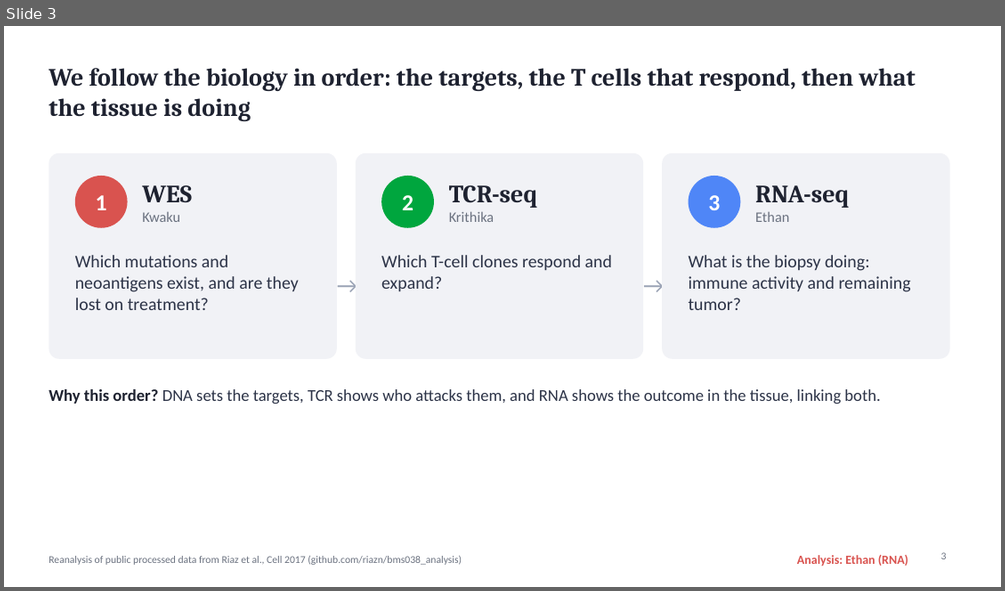
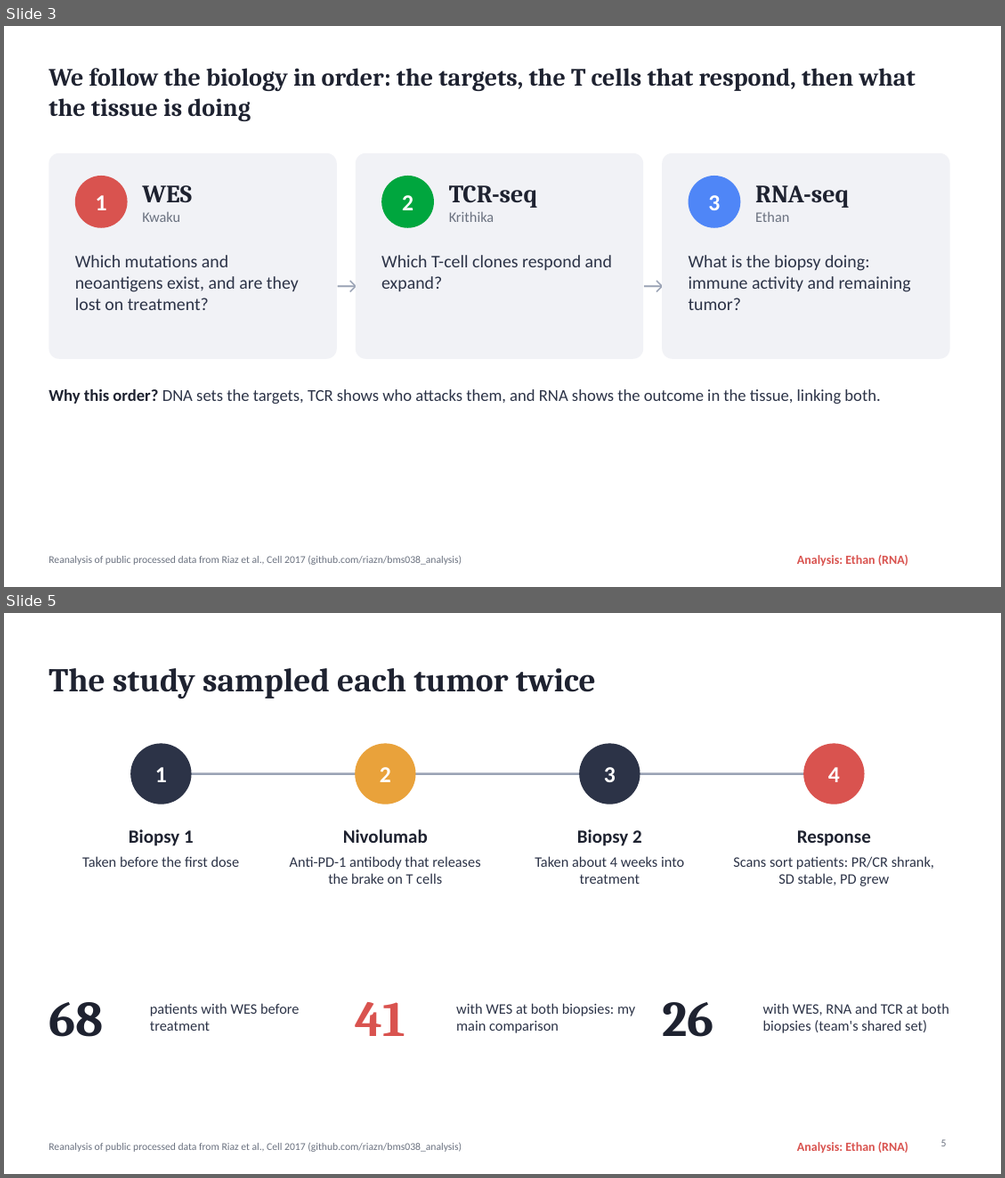
Before and after one commit to linethan04/Immunology-Final-Project, a slide deck: RNA_Ethan/slides/RNA_10slides_Ethan.pptx. Shown one above the other, each under a label of ours: slide 3 before the commit, slides 3 and 5 after it; the slides between them are not shown. The pictures are 1005x591 and 1005x1178 pixels, drawn with LibreOffice and Linux fonts; fonts in the diff are those of the drawing. Boxes give left, top, right and bottom in pixels: in the first picture for what was removed or moved away, otherwise in the second. Text is boxed around its words. In the diff, an @@ line names an element or a change of style, - is before the commit and + after.

```diff
--- a/RNA_Ethan/slides/RNA_10slides_Ethan.pptx
+++ b/RNA_Ethan/slides/RNA_10slides_Ethan.pptx
@@ slide 5 added at (x1=4, y1=613, x2=1001, y2=1174), background #FFFFFF; not listed: 2 template elements that a slide beside it also shows @@
@@ title added at (x1=48, y1=668, x2=596, y2=699), 32 pt, text #1E2230, bold @@
+The study sampled each tumor twice
@@ ellipse added at (x1=131, y1=744, x2=191, y2=803), fill #2C3347, outline #2C3347 1 pt @@
@@ ellipse added at (x1=356, y1=744, x2=415, y2=803), fill #E9A23B, outline #E9A23B 1 pt @@
@@ ellipse added at (x1=580, y1=744, x2=639, y2=803), fill #2C3347, outline #2C3347 1 pt @@
@@ ellipse added at (x1=804, y1=744, x2=864, y2=803), fill #D9534F, outline #D9534F 1 pt @@
@@ text added at (x1=155, y1=767, x2=167, y2=782), 22 pt, text #FFFFFF, bold @@
+1
@@ text added at (x1=380, y1=767, x2=391, y2=782), 22 pt, text #FFFFFF, bold @@
+2
@@ text added at (x1=604, y1=767, x2=615, y2=782), 22 pt, text #FFFFFF, bold @@
+3
@@ text added at (x1=828, y1=767, x2=840, y2=782), 22 pt, text #FFFFFF, bold @@
+4
@@ line added from (161, 774) to (834, 774), #9AA3B5 2 pt @@
@@ text added at (x1=129, y1=829, x2=194, y2=846), 18 pt, text #1E2230, bold @@
+Biopsy 1
@@ text added at (x1=343, y1=829, x2=428, y2=843), 18 pt, text #1E2230, bold @@
+Nivolumab
@@ text added at (x1=577, y1=829, x2=642, y2=846), 18 pt, text #1E2230, bold @@
+Biopsy 2
@@ text added at (x1=797, y1=830, x2=871, y2=846), 18 pt, text #1E2230, bold @@
+Response
@@ text added at (x1=82, y1=856, x2=240, y2=867), 14 pt, text #2C3347 @@
+Taken before the first dose
@@ text added at (x1=290, y1=856, x2=480, y2=884), 14 pt, text #2C3347 @@
+Anti-PD-1 antibody that releases the brake on T cells
@@ text added at (x1=534, y1=856, x2=684, y2=884), 14 pt, text #2C3347 @@
+Taken about 4 weeks into treatment
@@ text added at (x1=733, y1=856, x2=934, y2=886), 14 pt, text #2C3347 @@
+Scans sort patients: PR/CR shrank, SD stable, PD grew
@@ text added at (x1=48, y1=1002, x2=103, y2=1037), 48 pt, text #1E2230, bold @@
+68
@@ text added at (x1=150, y1=1003, x2=299, y2=1030), 14 pt, text #2C3347 @@
+patients with WES before treatment
@@ text added at (x1=356, y1=1002, x2=406, y2=1036), 48 pt, text #D9534F, bold @@
+41
@@ text added at (x1=456, y1=1003, x2=635, y2=1033), 14 pt, text #2C3347 @@
+with WES at both biopsies: my main comparison
@@ text added at (x1=662, y1=1002, x2=714, y2=1037), 48 pt, text #1E2230, bold @@
+26
@@ text added at (x1=763, y1=1003, x2=949, y2=1033), 14 pt, text #2C3347 @@
+with WES, RNA and TCR at both biopsies (team's shared set)
@@ page number added at (x1=941, y1=1139, x2=947, y2=1146), 10 pt, text #6B7280 @@
+5
@@ slide 3 changed as well @@
@@ page number removed at (x1=941, y1=552, x2=947, y2=559) @@
-3
```
Also in this commit, not shown: 8 other slides changed, 17 other slides added, 1 slide removed, 5 other files.
